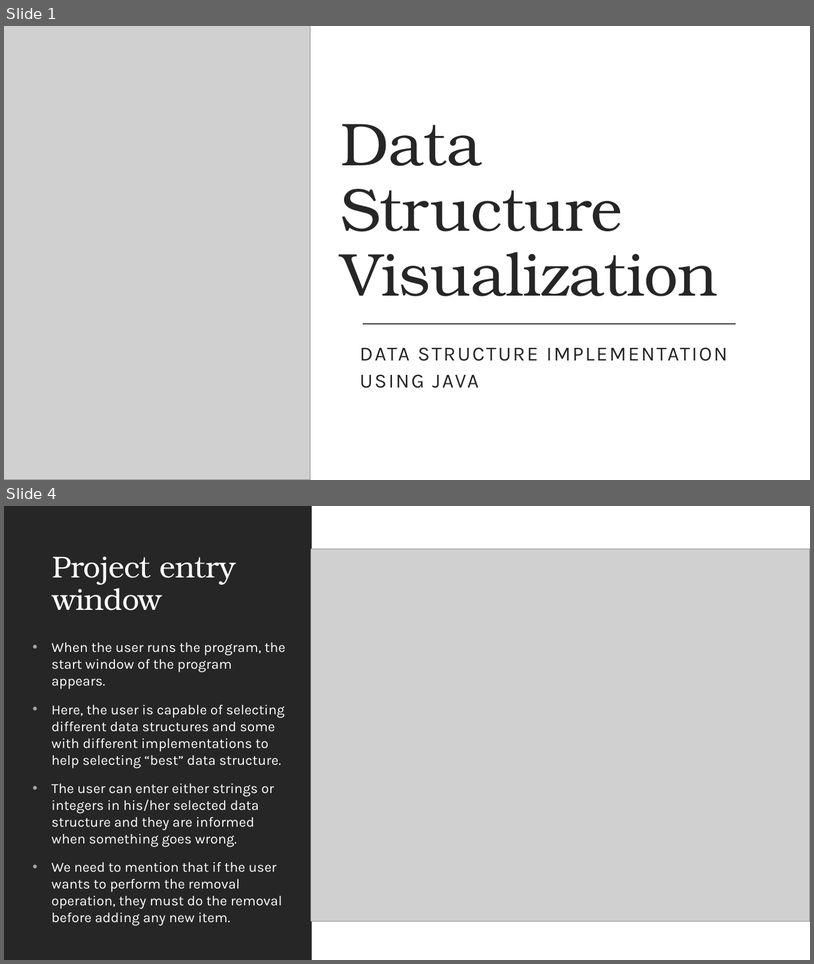
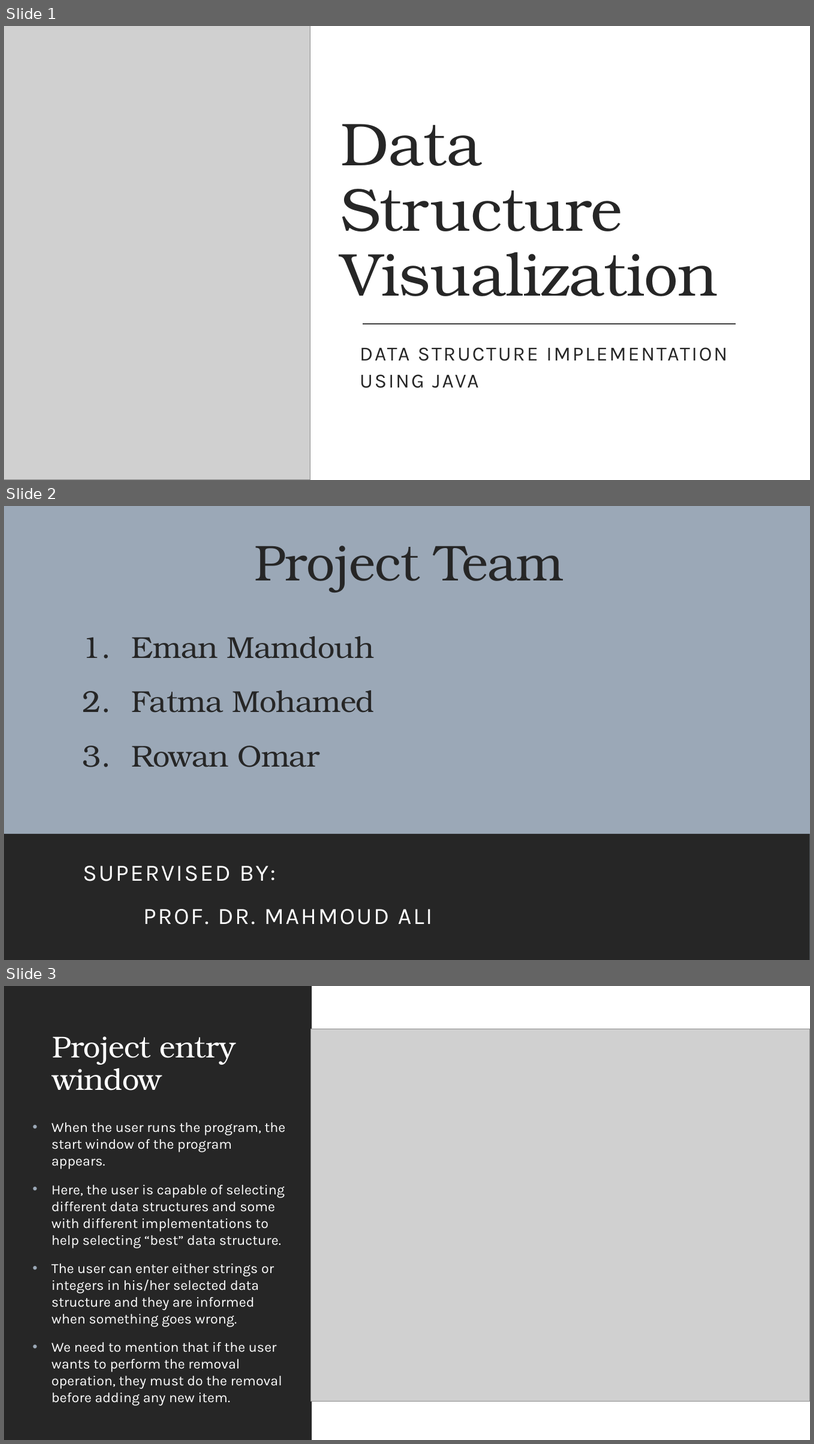
Before and after one commit to Eman-123-eng/Data-Struc.-Visualization, a slide deck: Data Structure Visualization.pptx. Shown one above the other, each under a label of ours: slides 1 and 4 before the commit, slides 1, 2 and 3 after it; the slides between them are not shown. The pictures are 814x964 and 814x1444 pixels, drawn with LibreOffice and Linux fonts; fonts in the diff are those of the drawing; grey boxes stand for pictures. Boxes give left, top, right and bottom in pixels: in the first picture for what was removed or moved away, otherwise in the second. Text is boxed around its words. In the diff, an @@ line names an element or a change of style, - is before the commit and + after.

```diff
--- a/Data Structure Visualization.pptx
+++ b/Data Structure Visualization.pptx
@@ slide 2 added at (4,506,810,960), background #FFFFFF; not listed: 1 template element that a slide beside it also shows @@
@@ rectangle added at (4,506,810,960), fill #9BA8B7 @@
@@ text added at (255,546,564,592), 60 pt, text #262626 @@
+Project Team
@@ text added at (132,636,375,767), 36 pt, text #262626 @@
+1. Eman Mamdouh
+2. Fatma Mohamed
+3. Rowan Omar
@@ rectangle added at (4,834,810,960), fill #262626 @@
@@ subtitle added at (83,865,432,924), 28 pt, text #FFFFFF @@
+SUPERVISED BY:
+PROF. DR. MAHMOUD ALI
@@ what was slide 4 is now slide 3 @@
```
Also in this commit, not shown: 2 slides changed, 5 other slides added, 5 slides removed, 2 other files.
